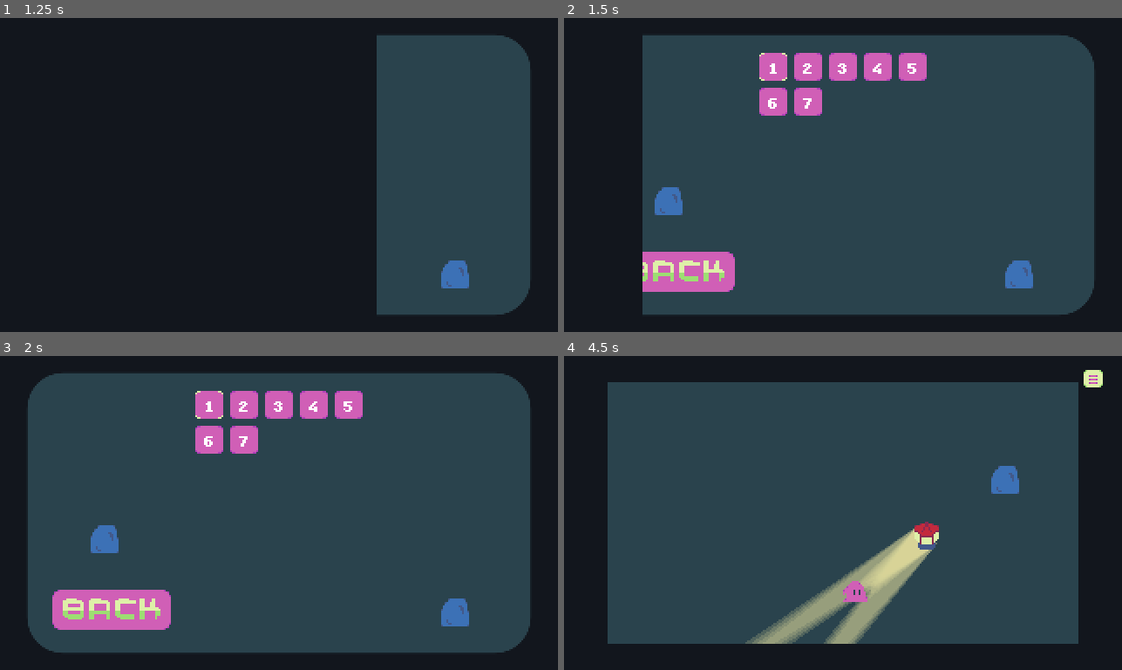
Above: before the commit, frames 1-4 (two rows, left to right).
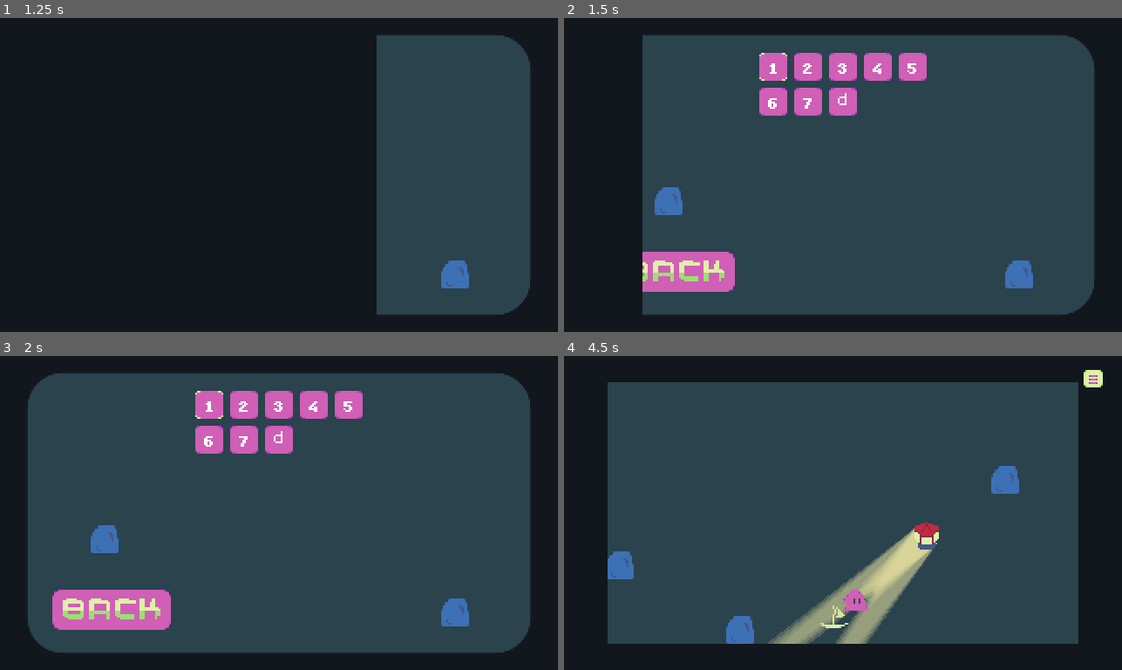
Above: after the commit, the same moments.

Repository: genericuser990/GameJamTowerTheme
Game: Godot game, scene res://Scenes/SceneManager.tscn
Same seed, same stepped clock (60 frames per second), same inputs: the game is played once before the commit and once after it.
Inputs (mouse positions are in pixels of both pictures, inside the frame that each line leads up to):
- Up to frame 1 (1.25 s): click (256, 244) at 0.5 s
- Up to frame 2 (1.5 s): click "1" at 1.25 s
- Up to frame 3 (2 s): no input
- Up to frame 4 (4.5 s): click "2" at 2 s; move the mouse to (965, 497) at 2.77 s; hold Right (moveRight) 2.78-3.53 s; move the mouse to (731, 528) at 3.52 s; hold Down (moveDown) 3.53-4.28 s; move the mouse to (898, 443) at 4.27 s; hold Right (moveRight) from 4.28 s (still down)

Frame 1 is identical in both runs. In frame 2, 0.4% of the frame differs, in the area x 47-53%, y 22-32%; in frame 3, 0.4%; in frame 4, 3.7%, in the area x 7-67%, y 55-92%.

Commit message:
scene transition when boat eaten

Diff:
--- a/Scenes/DebugWorld.tscn
+++ b/Scenes/DebugWorld.tscn
@@ -50,3 +50,15 @@
 
 [node name="Box" parent="." instance=ExtResource( 8 )]
 position = Vector2( 133, 140 )
+
+[node name="Rock2" parent="." instance=ExtResource( 4 )]
+position = Vector2( 310, 171 )
+
+[node name="Rock3" parent="." instance=ExtResource( 4 )]
+position = Vector2( 8, 172 )
+
+[node name="Rock4" parent="." instance=ExtResource( 4 )]
+position = Vector2( 311, 8 )
+
+[node name="Rock5" parent="." instance=ExtResource( 4 )]
+position = Vector2( 8, 8 )
--- a/Scenes/Levels/Level1.tscn
+++ b/Scenes/Levels/Level1.tscn
@@ -1,20 +1,26 @@
-[gd_scene load_steps=4 format=2]
+[gd_scene load_steps=5 format=2]
 
 [ext_resource path="res://Scenes/Boat.tscn" type="PackedScene" id=1]
 [ext_resource path="res://Scenes/Monster.tscn" type="PackedScene" id=2]
-
-[sub_resource type="StyleBoxFlat" id=1]
-bg_color = Color( 0.164706, 0.262745, 0.301961, 1 )
+[ext_resource path="res://Scenes/Rock.tscn" type="PackedScene" id=3]
+[ext_resource path="res://Sprites/bg.png" type="Texture" id=4]
 
 [node name="Level1" type="Node"]
-
-[node name="Panel" type="Panel" parent="."]
-anchor_right = 1.0
-anchor_bottom = 1.0
-custom_styles/panel = SubResource( 1 )
 
 [node name="Monster" parent="." instance=ExtResource( 2 )]
 position = Vector2( 66, 98 )
 
 [node name="Boat" parent="." instance=ExtResource( 1 )]
 position = Vector2( 215, 66 )
+
+[node name="Rock" parent="." instance=ExtResource( 3 )]
+position = Vector2( 233, 116 )
+
+[node name="Rock2" parent="." instance=ExtResource( 3 )]
+position = Vector2( 51, 43 )
+
+[node name="Bg" type="Sprite" parent="."]
+position = Vector2( 135, 75 )
+scale = Vector2( 270, 150 )
+z_index = -10
+texture = ExtResource( 4 )
--- a/Scenes/Levels/Level2.tscn
+++ b/Scenes/Levels/Level2.tscn
@@ -4,22 +4,12 @@
 [ext_resource path="res://Scenes/Boat.tscn" type="PackedScene" id=2]
 [ext_resource path="res://Scenes/Monster.tscn" type="PackedScene" id=3]
 [ext_resource path="res://Scenes/Lighthouse.tscn" type="PackedScene" id=4]
-
-[sub_resource type="StyleBoxFlat" id=1]
-bg_color = Color( 0.164706, 0.262745, 0.301961, 1 )
+[ext_resource path="res://Sprites/bg.png" type="Texture" id=5]
 
 [node name="Level2" type="Node"]
 
-[node name="Panel" type="Panel" parent="."]
-anchor_right = 1.0
-anchor_bottom = 1.0
-custom_styles/panel = SubResource( 1 )
-
 [node name="Monster" parent="." instance=ExtResource( 3 )]
 position = Vector2( 49, 49 )
-
-[node name="Boat" parent="." instance=ExtResource( 2 )]
-position = Vector2( 142, 157 )
 
 [node name="Rock" parent="." instance=ExtResource( 1 )]
 position = Vector2( 228, 56 )
@@ -28,3 +18,18 @@
 position = Vector2( 183, 88 )
 lightAngle = 20
 dirVector = Vector2( -1, 1 )
+
+[node name="Boat" parent="." instance=ExtResource( 2 )]
+position = Vector2( 128, 133 )
+
+[node name="Bg" type="Sprite" parent="."]
+position = Vector2( 135, 75 )
+scale = Vector2( 270, 150 )
+z_index = -10
+texture = ExtResource( 5 )
+
+[node name="Rock2" parent="." instance=ExtResource( 1 )]
+position = Vector2( 7, 105 )
+
+[node name="Rock3" parent="." instance=ExtResource( 1 )]
+position = Vector2( 76, 142 )
--- a/Scenes/Levels/Level3.tscn
+++ b/Scenes/Levels/Level3.tscn
@@ -4,22 +4,15 @@
 [ext_resource path="res://Scenes/Lighthouse.tscn" type="PackedScene" id=2]
 [ext_resource path="res://Scenes/Monster.tscn" type="PackedScene" id=3]
 [ext_resource path="res://Scenes/Box.tscn" type="PackedScene" id=4]
-
-[sub_resource type="StyleBoxFlat" id=1]
-bg_color = Color( 0.164706, 0.262745, 0.301961, 1 )
+[ext_resource path="res://Sprites/bg.png" type="Texture" id=5]
 
 [node name="Level3" type="Node"]
-
-[node name="Panel" type="Panel" parent="."]
-anchor_right = 1.0
-anchor_bottom = 1.0
-custom_styles/panel = SubResource( 1 )
 
 [node name="Monster" parent="." instance=ExtResource( 3 )]
 position = Vector2( 49, 49 )
 
 [node name="Boat" parent="." instance=ExtResource( 1 )]
-position = Vector2( 106, 156 )
+position = Vector2( 114, 125 )
 
 [node name="Lighthouse" parent="." instance=ExtResource( 2 )]
 position = Vector2( 183, 88 )
@@ -28,3 +21,9 @@
 
 [node name="Box" parent="." instance=ExtResource( 4 )]
 position = Vector2( 115, 34 )
+
+[node name="Bg" type="Sprite" parent="."]
+position = Vector2( 135, 75 )
+scale = Vector2( 270, 150 )
+z_index = -10
+texture = ExtResource( 5 )
--- a/Scenes/Levels/Level4.tscn
+++ b/Scenes/Levels/Level4.tscn
@@ -1,21 +1,15 @@
-[gd_scene load_steps=5 format=2]
+[gd_scene load_steps=6 format=2]
 
 [ext_resource path="res://Scenes/Boat.tscn" type="PackedScene" id=1]
 [ext_resource path="res://Scenes/Lighthouse.tscn" type="PackedScene" id=2]
 [ext_resource path="res://Scenes/Monster.tscn" type="PackedScene" id=3]
-
-[sub_resource type="StyleBoxFlat" id=1]
-bg_color = Color( 0.164706, 0.262745, 0.301961, 1 )
+[ext_resource path="res://Sprites/bg.png" type="Texture" id=4]
+[ext_resource path="res://Scenes/Rock.tscn" type="PackedScene" id=5]
 
 [node name="Level4" type="Node"]
 
-[node name="Panel" type="Panel" parent="."]
-anchor_right = 1.0
-anchor_bottom = 1.0
-custom_styles/panel = SubResource( 1 )
-
 [node name="Monster" parent="." instance=ExtResource( 3 )]
-position = Vector2( 281, 159 )
+position = Vector2( 254, 140 )
 
 [node name="Lighthouse" parent="." instance=ExtResource( 2 )]
 position = Vector2( 105, 104 )
@@ -23,3 +17,15 @@
 
 [node name="Boat" parent="." instance=ExtResource( 1 )]
 position = Vector2( 103, 59 )
+
+[node name="Bg" type="Sprite" parent="."]
+position = Vector2( 135, 75 )
+scale = Vector2( 270, 150 )
+z_index = -10
+texture = ExtResource( 4 )
+
+[node name="Rock" parent="." instance=ExtResource( 5 )]
+position = Vector2( 56, 142 )
+
+[node name="Rock2" parent="." instance=ExtResource( 5 )]
+position = Vector2( 226, 38 )
--- a/Scenes/Levels/Level5.tscn
+++ b/Scenes/Levels/Level5.tscn
@@ -4,32 +4,37 @@
 [ext_resource path="res://Scenes/Monster.tscn" type="PackedScene" id=2]
 [ext_resource path="res://Scenes/Rock.tscn" type="PackedScene" id=3]
 [ext_resource path="res://Scenes/Lighthouse.tscn" type="PackedScene" id=4]
-
-[sub_resource type="StyleBoxFlat" id=1]
-bg_color = Color( 0.164706, 0.262745, 0.301961, 1 )
+[ext_resource path="res://Sprites/bg.png" type="Texture" id=5]
 
 [node name="Level5" type="Node"]
 
-[node name="Panel" type="Panel" parent="."]
-anchor_right = 1.0
-anchor_bottom = 1.0
-custom_styles/panel = SubResource( 1 )
-
 [node name="Monster" parent="." instance=ExtResource( 2 )]
-position = Vector2( 66, 98 )
+position = Vector2( 50, 54 )
 
 [node name="Lighthouse" parent="." instance=ExtResource( 4 )]
-position = Vector2( 239, 111 )
+position = Vector2( 203, 78 )
 lightAngle = 25
 dirVector = Vector2( -1, 0.2 )
 
 [node name="Lighthouse2" parent="." instance=ExtResource( 4 )]
-position = Vector2( 173, 84 )
+position = Vector2( 137, 51 )
 rayLength = 115
 dirVector = Vector2( -0.5, 1 )
 
 [node name="Boat" parent="." instance=ExtResource( 1 )]
-position = Vector2( 154, 117 )
+position = Vector2( 105, 95 )
+
+[node name="Rock2" parent="." instance=ExtResource( 3 )]
+position = Vector2( 9, 142 )
+
+[node name="Rock3" parent="." instance=ExtResource( 3 )]
+position = Vector2( 8, 47 )
 
 [node name="Rock" parent="." instance=ExtResource( 3 )]
-position = Vector2( 256, 82 )
+position = Vector2( 220, 49 )
+
+[node name="Bg" type="Sprite" parent="."]
+position = Vector2( 135, 75 )
+scale = Vector2( 270, 150 )
+z_index = -10
+texture = ExtResource( 5 )
--- a/Scenes/Levels/Level6.tscn
+++ b/Scenes/Levels/Level6.tscn
@@ -1,19 +1,13 @@
-[gd_scene load_steps=6 format=2]
+[gd_scene load_steps=7 format=2]
 
 [ext_resource path="res://Scenes/Boat.tscn" type="PackedScene" id=1]
 [ext_resource path="res://Scenes/Monster.tscn" type="PackedScene" id=2]
 [ext_resource path="res://Scenes/Lighthouse.tscn" type="PackedScene" id=3]
 [ext_resource path="res://Scenes/Box.tscn" type="PackedScene" id=4]
-
-[sub_resource type="StyleBoxFlat" id=1]
-bg_color = Color( 0.164706, 0.262745, 0.301961, 1 )
+[ext_resource path="res://Sprites/bg.png" type="Texture" id=5]
+[ext_resource path="res://Scenes/Rock.tscn" type="PackedScene" id=6]
 
 [node name="Level6" type="Node"]
-
-[node name="Panel" type="Panel" parent="."]
-anchor_right = 1.0
-anchor_bottom = 1.0
-custom_styles/panel = SubResource( 1 )
 
 [node name="Lighthouse" parent="." instance=ExtResource( 3 )]
 position = Vector2( 254, 94 )
@@ -24,11 +18,20 @@
 dirVector = Vector2( 1, 1 )
 
 [node name="Monster" parent="." instance=ExtResource( 2 )]
-position = Vector2( 66, 98 )
+position = Vector2( 50, 62 )
+
+[node name="Rock" parent="." instance=ExtResource( 6 )]
+position = Vector2( 8, 19 )
 
 [node name="Boat" parent="." instance=ExtResource( 1 )]
-position = Vector2( 176, 148 )
+position = Vector2( 171, 112 )
 
 [node name="Box" parent="." instance=ExtResource( 4 )]
-position = Vector2( 58, 128 )
+position = Vector2( 43, 116 )
 scale = Vector2( 1.1, 1.1 )
+
+[node name="Bg" type="Sprite" parent="."]
+position = Vector2( 135, 75 )
+scale = Vector2( 270, 150 )
+z_index = -10
+texture = ExtResource( 5 )
--- a/Scenes/Levels/Level7.tscn
+++ b/Scenes/Levels/Level7.tscn
@@ -1,18 +1,12 @@
-[gd_scene load_steps=5 format=2]
+[gd_scene load_steps=6 format=2]
 
 [ext_resource path="res://Scenes/Boat.tscn" type="PackedScene" id=1]
 [ext_resource path="res://Scenes/Monster.tscn" type="PackedScene" id=2]
 [ext_resource path="res://Scenes/Lighthouse.tscn" type="PackedScene" id=3]
-
-[sub_resource type="StyleBoxFlat" id=1]
-bg_color = Color( 0.164706, 0.262745, 0.301961, 1 )
+[ext_resource path="res://Sprites/bg.png" type="Texture" id=4]
+[ext_resource path="res://Scenes/Rock.tscn" type="PackedScene" id=5]
 
 [node name="Level7" type="Node"]
-
-[node name="Panel" type="Panel" parent="."]
-anchor_right = 1.0
-anchor_bottom = 1.0
-custom_styles/panel = SubResource( 1 )
 
 [node name="Monster" parent="." instance=ExtResource( 2 )]
 position = Vector2( 62, 48 )
@@ -29,3 +23,12 @@
 position = Vector2( 196, 65 )
 lightAngle = 10
 dirVector = Vector2( 0.3, 1 )
+
+[node name="Bg" type="Sprite" parent="."]
+position = Vector2( 135, 75 )
+scale = Vector2( 270, 150 )
+z_index = -10
+texture = ExtResource( 4 )
+
+[node name="Rock" parent="." instance=ExtResource( 5 )]
+position = Vector2( 8, 86 )
--- a/Scenes/Monster.tscn
+++ b/Scenes/Monster.tscn
@@ -98,6 +98,20 @@
 "update": 0,
 "values": [ Vector2( -8, -14 ), Vector2( -4, -14 ), Vector2( -22, -14 ) ]
 }
+tracks/3/type = "method"
+tracks/3/path = NodePath(".")
+tracks/3/interp = 1
+tracks/3/loop_wrap = true
+tracks/3/imported = false
+tracks/3/enabled = true
+tracks/3/keys = {
+"times": PoolRealArray( 1.2 ),
+"transitions": PoolRealArray( 1 ),
+"values": [ {
+"args": [  ],
+"method": "onBoat"
+} ]
+}
 
 [sub_resource type="Animation" id=6]
 resource_name = "eatRight"
@@ -125,6 +139,20 @@
 "transitions": PoolRealArray( 1, 1, 1, 1, 1, 1 ),
 "update": 1,
 "values": [ 0, 2, 2, 3, 4, 0 ]
+}
+tracks/2/type = "method"
+tracks/2/path = NodePath(".")
+tracks/2/interp = 1
+tracks/2/loop_wrap = true
+tracks/2/imported = false
+tracks/2/enabled = true
+tracks/2/keys = {
+"times": PoolRealArray( 1.2 ),
+"transitions": PoolRealArray( 1 ),
+"values": [ {
+"args": [  ],
+"method": "onBoat"
+} ]
 }
 
 [sub_resource type="Animation" id=2]
--- a/Scenes/ui/Menu.tscn
+++ b/Scenes/ui/Menu.tscn
@@ -110,6 +110,16 @@
 [node name="Label" parent="ViewportContainer/Viewport/Panel/MarginContainer/GridContainer/LevelSelectButton7" index="0"]
 text = " 7"
 
+[node name="LevelSelectButton8" parent="ViewportContainer/Viewport/Panel/MarginContainer/GridContainer" instance=ExtResource( 1 )]
+margin_left = 40.0
+margin_top = 20.0
+margin_right = 56.0
+margin_bottom = 36.0
+
+[node name="Label" parent="ViewportContainer/Viewport/Panel/MarginContainer/GridContainer/LevelSelectButton8" index="0"]
+text = " d
+"
+
 [node name="Rock" parent="ViewportContainer/Viewport" instance=ExtResource( 4 )]
 position = Vector2( 60, 105 )
 
@@ -123,3 +133,4 @@
 [editable path="ViewportContainer/Viewport/Panel/MarginContainer/GridContainer/LevelSelectButton5"]
 [editable path="ViewportContainer/Viewport/Panel/MarginContainer/GridContainer/LevelSelectButton6"]
 [editable path="ViewportContainer/Viewport/Panel/MarginContainer/GridContainer/LevelSelectButton7"]
+[editable path="ViewportContainer/Viewport/Panel/MarginContainer/GridContainer/LevelSelectButton8"]
--- a/Scripts/Boat.gd
+++ b/Scripts/Boat.gd
@@ -16,6 +16,7 @@
 # Called when the node enters the scene tree for the first time.
 func _ready():
 	connect("body_entered", self, "onObjectEnter")
+	Global.connect("onNextLevelTransition", self, "getEaten")
 
 #rock back and forth
 func _physics_process(delta):
@@ -32,7 +33,8 @@
 
 		if eatable:
 			Global.emit_signal("onPlayerWin", camera)
-			getEaten()
+			Global.isPaused = true
+
 
 func getEaten():
 	sprite.visible = false
--- a/Scripts/Camera2D.gd
+++ b/Scripts/Camera2D.gd
@@ -26,3 +26,7 @@
 		zoom = lerp(zoom, panToCam.zoom, ratio)
 		if ratio >= 1:
 			isPan = false
+
+func resetCam():
+	position = Vector2(160,90)
+	zoom = Vector2(1,1)
--- a/Scripts/Global.gd
+++ b/Scripts/Global.gd
@@ -2,6 +2,7 @@
 
 signal onPlayerWin
 signal onPlayerReset
+signal onNextLevelTransition
 
 var debugControl
 var sceneManager
--- a/Scripts/LevelSelectButton.gd
+++ b/Scripts/LevelSelectButton.gd
@@ -1,17 +1,16 @@
 extends TextureButton
 
 export var level : int = 0
-var levelScene
 
 func _ready():
-	levelScene = Global.sceneManager.levels[level]
+
 	connect("pressed", self, "_on_LevelSelectButton_pressed")
 	connect("mouse_entered", self, "onMouseEnter")
 
 func _on_LevelSelectButton_pressed():
 	Global.audioManager.playSelect()
 	Global.isPaused = false
-	Global.sceneManager.setScene(levelScene)
+	Global.sceneManager.setScene(level)
 	Global.sceneManager.setGUI("res://Scenes/ui/Gameplay.tscn")
 	Global.audioManager.setBgSong(1)
 
--- a/Scripts/Monster.gd
+++ b/Scripts/Monster.gd
@@ -3,10 +3,12 @@
 export var speed := 100
 var vel = Vector2.ZERO
 var screenSize
-onready var sprite = $TextureRect/MonsterSprite
+onready var sprite := $TextureRect/MonsterSprite
+onready var animation : AnimationPlayer = $AnimationPlayer
 
 # Called when the node enters the scene tree for the first time.
 func _ready():
+	Global.connect("onPlayerWin", self, "eatBoat")
 	screenSize = get_viewport_rect().size
 
 
@@ -41,3 +43,12 @@
 	var box := get_slide_collision(0).collider as boxClass
 	if box:
 		box.push(vel)
+
+func eatBoat(cam):
+	if sprite.flip_h == true:
+		animation.play("eatLeft")
+	else:
+		animation.play("eatRight")
+
+func onBoat():
+	Global.emit_signal("onNextLevelTransition")
--- a/Scripts/SceneManager.gd
+++ b/Scripts/SceneManager.gd
@@ -5,11 +5,12 @@
 onready var GUI := $GUI
 onready var viewPort := $ViewportContainer/Viewport
 onready var animationPlayer = $AnimationPlayer
+onready var camera := $Camera2D
 var startScene = "res://Scenes/ui/StartScreen.tscn"
-var reloadSceneStr
 
 signal finishTransition
 
+var levelIndex = 0
 export var levels : PoolStringArray = [
 	"res://Scenes/DebugWorld.tscn",
 	"res://Scenes/Levels/Level1.tscn",
@@ -29,6 +30,8 @@
 
 	# inject self to global
 	Global.setSceneManager(self)
+
+	Global.connect("onNextLevelTransition", self, "setNextLevel")
 
 # sets control scene
 func setGUI(newSceneStr : String = "", isTransition := true):
@@ -53,21 +56,28 @@
 
 
 # sets gameplay scene
-func setScene(newSceneStr : String = ""):
+func setScene(newSceneIndex : int):
+	camera.resetCam()
 	# set previouse to null
 	if currentGameScene != null:
 		currentGameScene.queue_free()
 	# check if null
-	if (newSceneStr == ""):
+	if (newSceneIndex == -1):
 		return
-	reloadSceneStr = newSceneStr
-	var newGameScene = load(newSceneStr).instance()
+	levelIndex = newSceneIndex
+	var newGameScene = load(levels[newSceneIndex]).instance()
 	currentGameScene = newGameScene
 	viewPort.add_child(currentGameScene)
 
+func setNextLevel():
+	animationPlayer.play("SceneTransition")
+	yield(self, "finishTransition")
+	setScene(levelIndex + 1)
+	Global.isPaused = false
+
 func reloadCurrentScene():
 	currentGameScene.queue_free()
-	var newGameScene = load(reloadSceneStr).instance()
+	var newGameScene = load(levels[levelIndex]).instance()
 	currentGameScene = newGameScene
 	viewPort.add_child(currentGameScene)
 
Binary file added: Sprites/bg.png
Not shown, added: Sprites/bg.png.import
